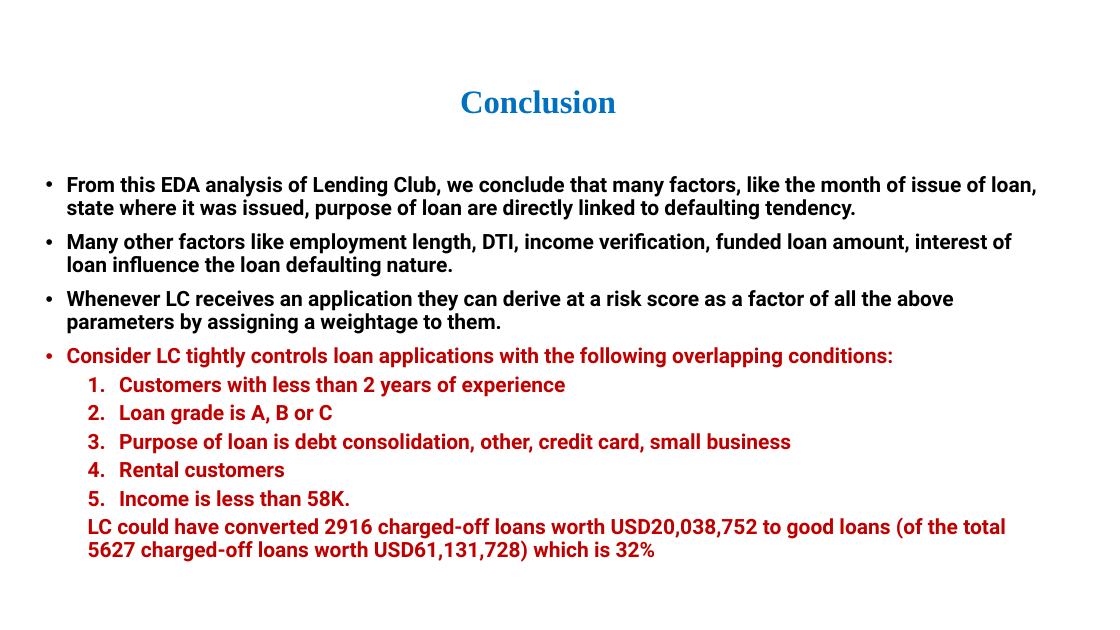
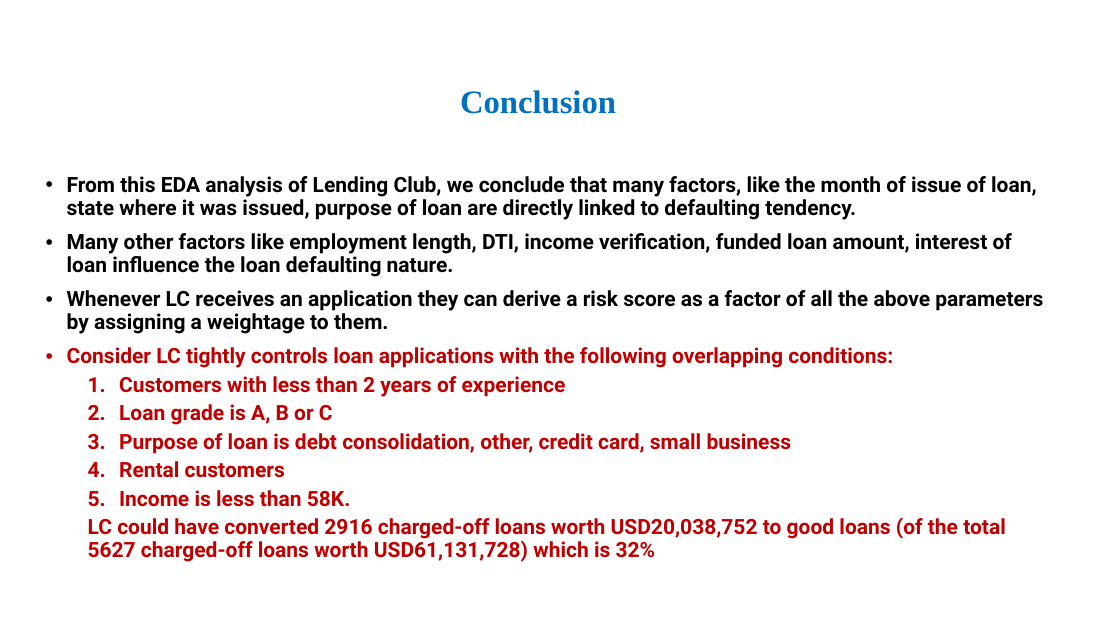
Before and after one commit to Kumaraguru-Muthuraj/_AIML_Code, a slide deck: slide 20 of _PythonNotebooks/_Course2_Statistics_Essentials/Mod6_Lendingclub_casestudy/Lending Club Case Study_Siddakka_V3.pptx. Drawn at 1120x630 pixels with LibreOffice and Linux fonts; fonts in the diff are those of the drawing; background and template pictures are left out. Boxes give left, top, right and bottom in pixels: in the first picture for what was removed or moved away, otherwise in the second. Text is boxed around its words. In the diff, an @@ line names an element or a change of style, - is before the commit and + after.

Commit message:
Bug fix and PPT spelling fixes

```diff
--- a/_PythonNotebooks/_Course2_Statistics_Essentials/Mod6_Lendingclub_casestudy/Lending Club Case Study_Siddakka_V3.pptx
+++ b/_PythonNotebooks/_Course2_Statistics_Essentials/Mod6_Lendingclub_casestudy/Lending Club Case Study_Siddakka_V3.pptx
@@ text at (67,290,1043,334): text changed @@
-• Whenever LC receives an application they can derive at a risk score as a factor of all the above parameters by assigning a weightage to them.
+• Whenever LC receives an application they can derive a risk score as a factor of all the above parameters by assigning a weightage to them.
```
Also in this commit, not shown: 1 other file.
